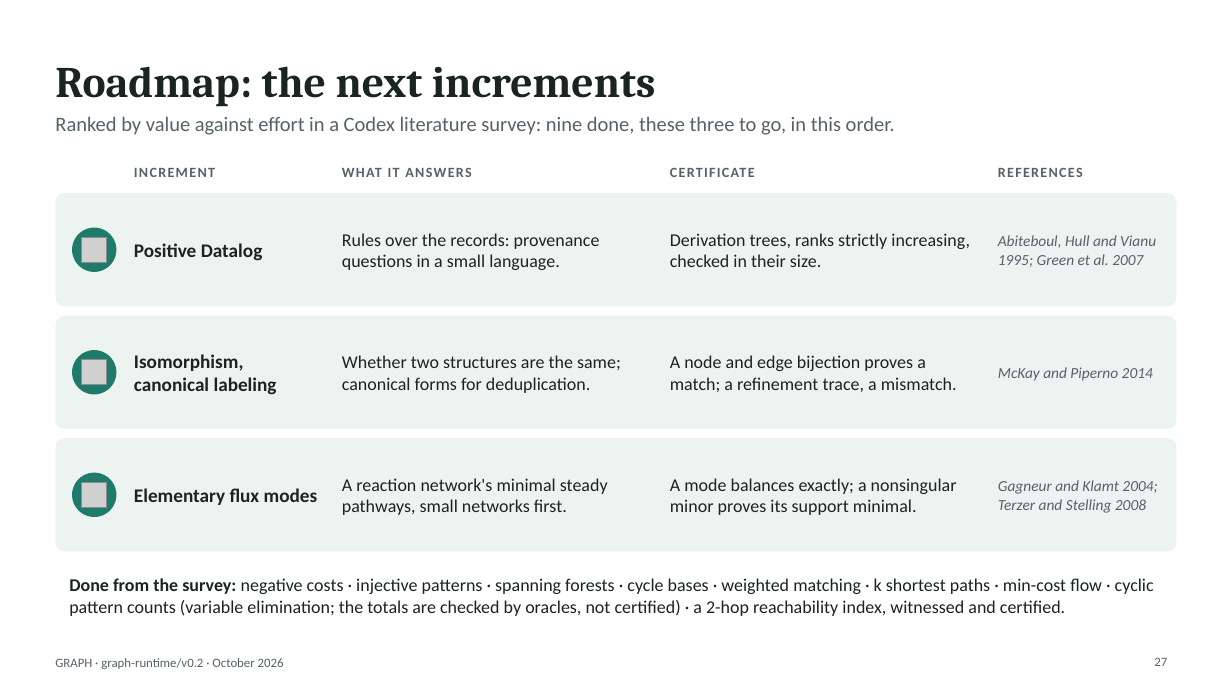
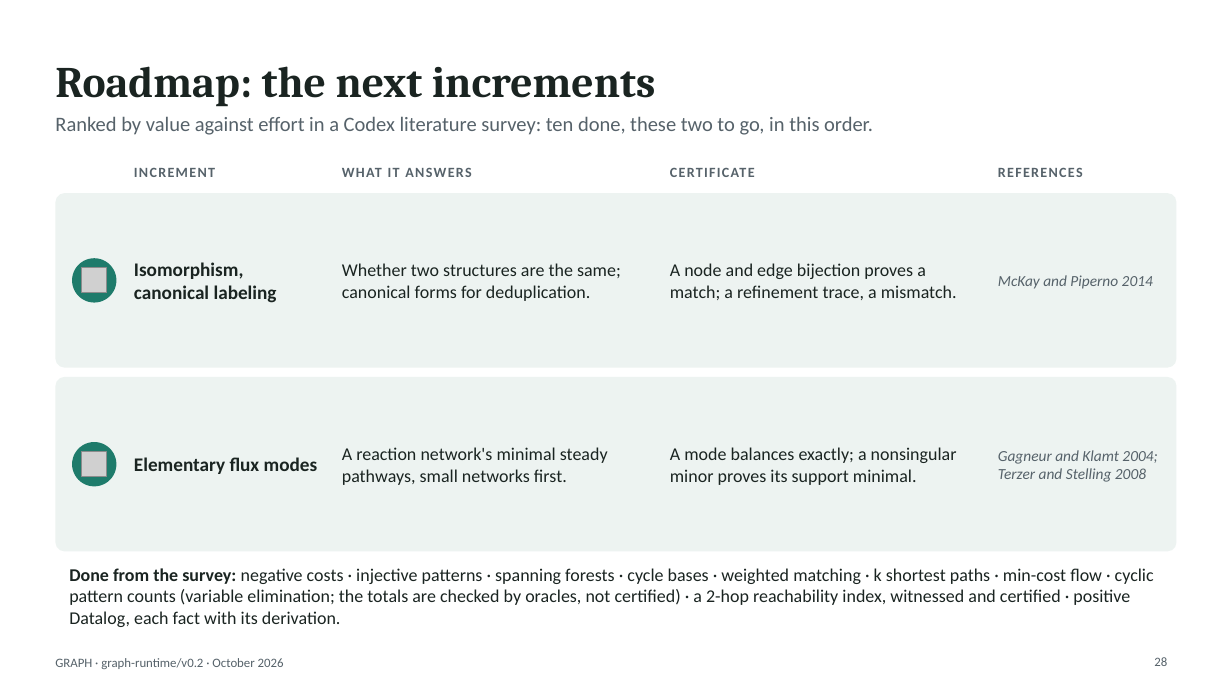
Before and after one commit to hlxin/graph, a slide deck: slide 28 of docs/GRAPH_slides.pptx (slide 27 before the commit). Drawn at 1232x693 pixels with LibreOffice and Linux fonts; fonts in the diff are those of the drawing; grey boxes stand for pictures. Boxes give left, top, right and bottom in pixels: in the first picture for what was removed or moved away, otherwise in the second. Text is boxed around its words. In the diff, an @@ line names an element or a change of style, - is before the commit and + after.

```diff
--- a/docs/GRAPH_slides.pptx
+++ b/docs/GRAPH_slides.pptx
@@ text at (x1=55, y1=116, x2=873, y2=135): text changed @@
-Ranked by value against effort in a Codex literature survey: nine done, these three to go, in this order.
+Ranked by value against effort in a Codex literature survey: ten done, these two to go, in this order.
@@ rounded rectangle resized from (x1=55, y1=193, x2=1177, y2=307) to (x1=55, y1=193, x2=1177, y2=368) @@
@@ rounded rectangle at (x1=55, y1=193, x2=1177, y2=368): proportions changed @@
@@ text "Isomorphism, canonical labeling" moved from (x1=134, y1=354, x2=277, y2=395) to (x1=134, y1=262, x2=277, y2=303) @@
@@ text "Whether two structures are the ..." moved from (x1=342, y1=355, x2=621, y2=393) to (x1=342, y1=263, x2=621, y2=301) @@
@@ text "A node and edge bijection ..." moved from (x1=670, y1=355, x2=957, y2=392) to (x1=670, y1=263, x2=957, y2=300) @@
@@ text "McKay and Piperno 2014" moved from (x1=998, y1=367, x2=1153, y2=381) to (x1=998, y1=275, x2=1153, y2=289) @@
@@ picture removed at (x1=82, y1=238, x2=107, y2=262) @@
@@ text removed at (x1=342, y1=233, x2=600, y2=270) @@
-Rules over the records: provenance questions in a small language.
@@ text removed at (x1=670, y1=233, x2=970, y2=267) @@
-Derivation trees, ranks strictly increasing, checked in their size.
@@ text removed at (x1=998, y1=235, x2=1156, y2=267) @@
-Abiteboul, Hull and Vianu 1995; Green et al. 2007
@@ ellipse moved from (x1=72, y1=227, x2=116, y2=272) to (x1=72, y1=258, x2=116, y2=302) @@
@@ picture moved from (x1=82, y1=360, x2=107, y2=384) to (x1=82, y1=268, x2=107, y2=293) @@
@@ text removed at (x1=134, y1=243, x2=263, y2=261) @@
-Positive Datalog
@@ rounded rectangle at (x1=55, y1=377, x2=1177, y2=552): proportions changed @@
@@ rounded rectangle resized from (x1=55, y1=316, x2=1177, y2=430) to (x1=55, y1=377, x2=1177, y2=552) @@
@@ text "Elementary flux modes" moved from (x1=134, y1=488, x2=318, y2=505) to (x1=134, y1=457, x2=318, y2=474) @@
@@ text "A reaction network's minimal steady ..." moved from (x1=342, y1=478, x2=608, y2=515) to (x1=342, y1=447, x2=608, y2=485) @@
@@ text "A mode balances exactly; a ..." moved from (x1=670, y1=478, x2=957, y2=515) to (x1=670, y1=447, x2=957, y2=485) @@
@@ text "Gagneur and Klamt 2004; Terzer ..." moved from (x1=998, y1=480, x2=1157, y2=513) to (x1=998, y1=450, x2=1157, y2=482) @@
@@ rounded rectangle removed at (x1=55, y1=438, x2=1177, y2=552) @@
@@ ellipse moved from (x1=72, y1=350, x2=116, y2=395) to (x1=72, y1=442, x2=116, y2=486) @@
@@ ellipse removed at (x1=72, y1=473, x2=116, y2=518) @@
@@ picture moved from (x1=82, y1=482, x2=107, y2=507) to (x1=82, y1=452, x2=107, y2=477) @@
@@ text at (x1=69, y1=568, x2=1154, y2=627): text changed @@
-Done from the survey: negative costs · injective patterns · spanning forests · cycle bases · weighted matching · k shortest paths · min-cost flow · cyclic pattern counts (variable elimination; the totals are checked by oracles, not certified) · a 2-hop reachability index, witnessed and certified.
+Done from the survey: negative costs · injective patterns · spanning forests · cycle bases · weighted matching · k shortest paths · min-cost flow · cyclic pattern counts (variable elimination; the totals are checked by oracles, not certified) · a 2-hop reachability index, witnessed and certified · positive Datalog, each fact with its derivation.
@@ page number at (x1=1154, y1=657, x2=1167, y2=666): text changed @@
-27
+28
```
Also in this commit, not shown: 7 other slides changed, 1 slide added, 3 other files.
